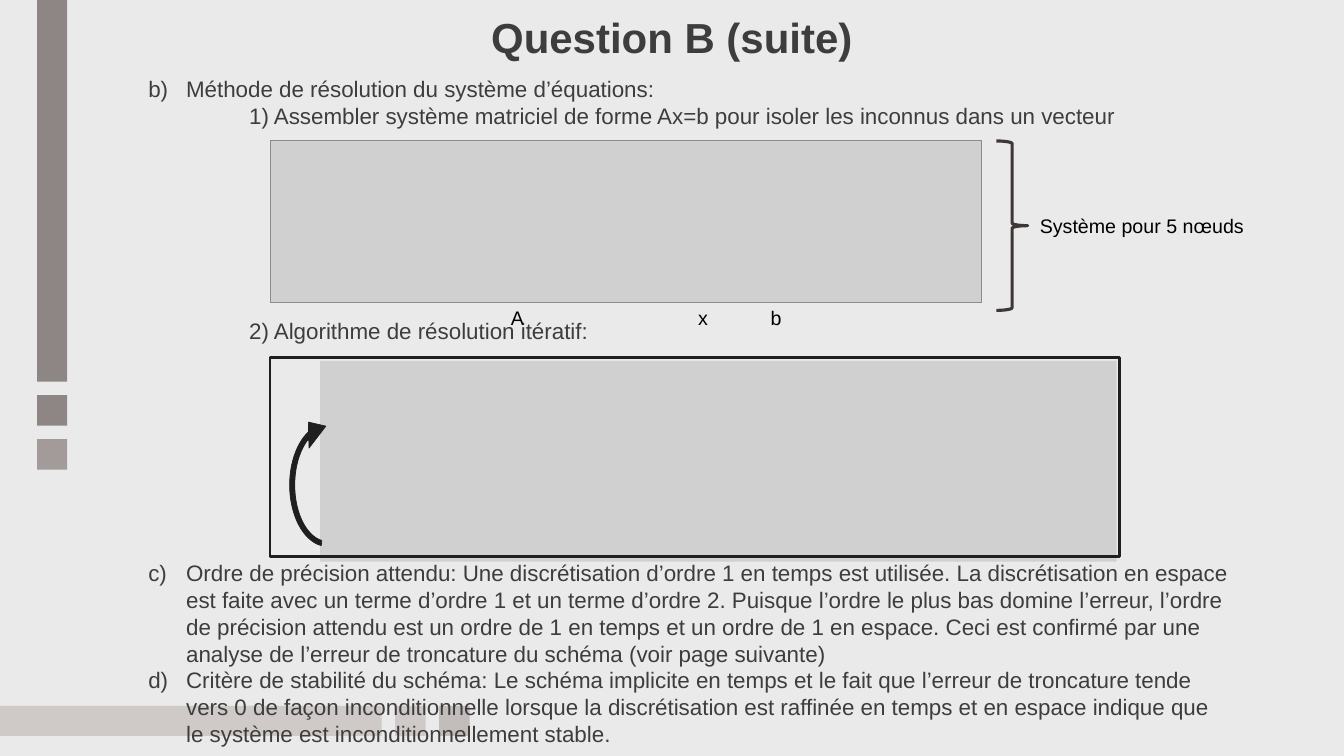
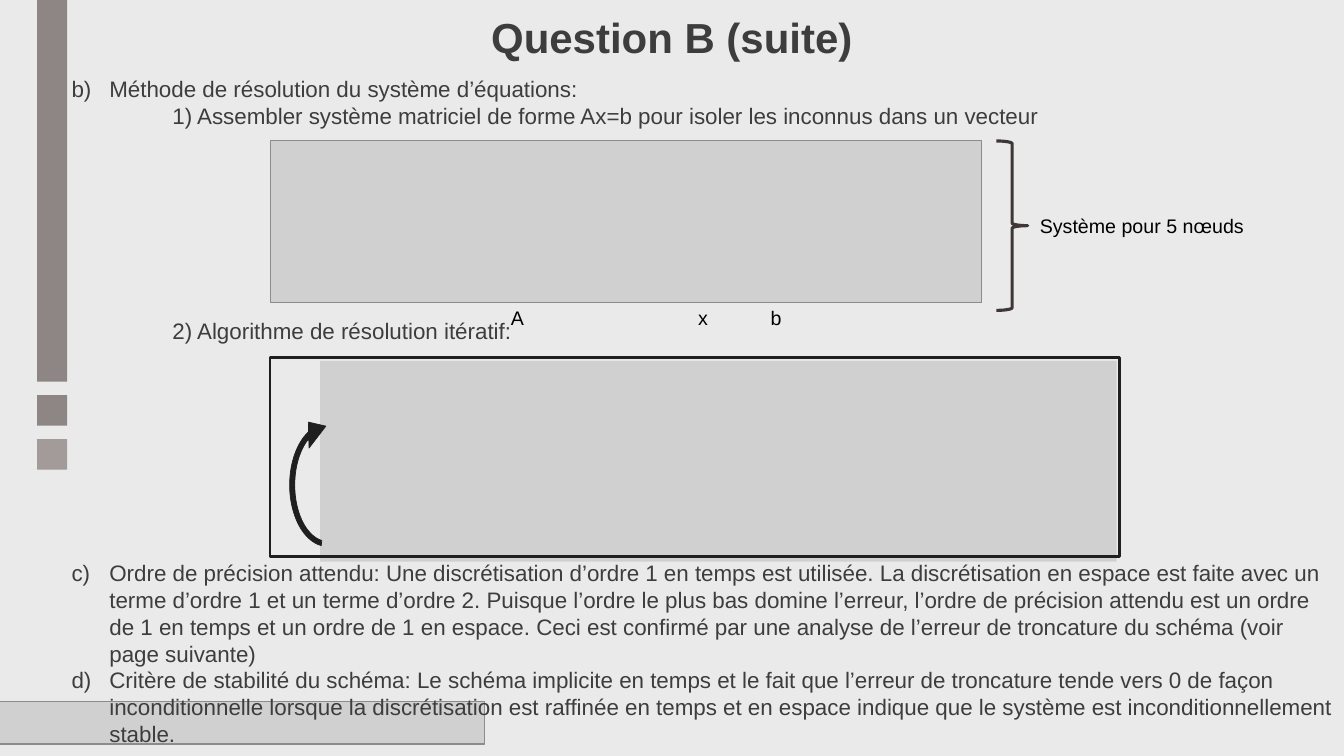
Before and after one commit to CameliaOuamara/Devoir1_Verification_de_code, a slide deck: slide 4 of doc/PPT_Devoir1.pptx. Drawn at 1344x756 pixels with LibreOffice and Linux fonts; fonts in the diff are those of the drawing; grey boxes stand for pictures; background and template pictures are left out. Boxes give left, top, right and bottom in pixels: in the first picture for what was removed or moved away, otherwise in the second. Text is boxed around its words. In the diff, an @@ line names an element or a change of style, - is before the commit and + after.

```diff
--- a/doc/PPT_Devoir1.pptx
+++ b/doc/PPT_Devoir1.pptx
@@ text "Méthode de résolution du système ..." rewrapped from (186,80,1227,747) to (109,80,1332,745) @@
@@ picture added at (0,702,485,745) @@
@@ rectangle removed at (395,706,425,736) @@
@@ rectangle removed at (440,706,470,736) @@
```
Also in this commit, not shown: 5 other slides changed, 1 slide removed, 2 other files.
